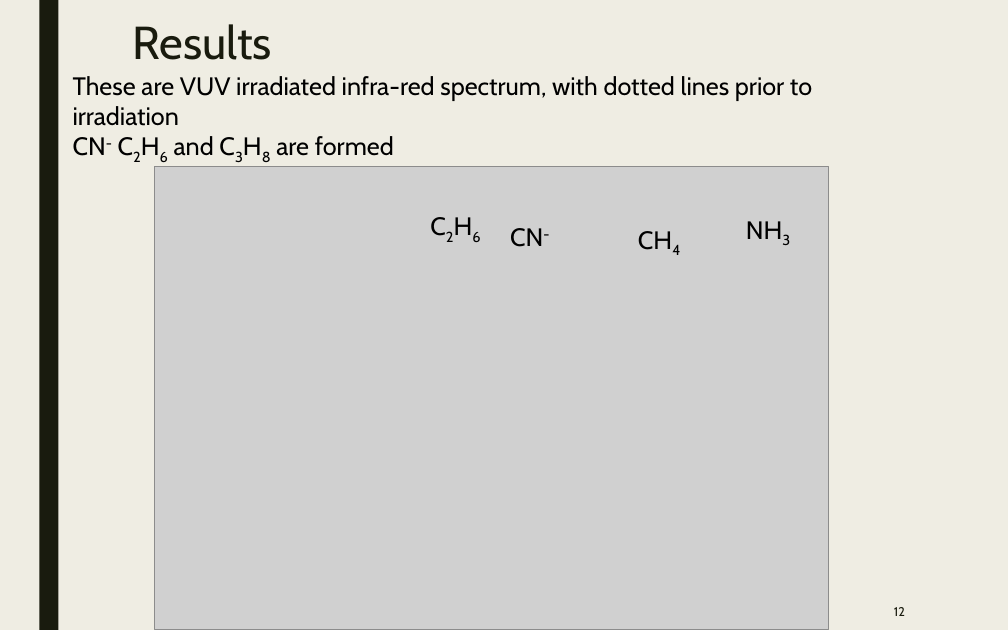
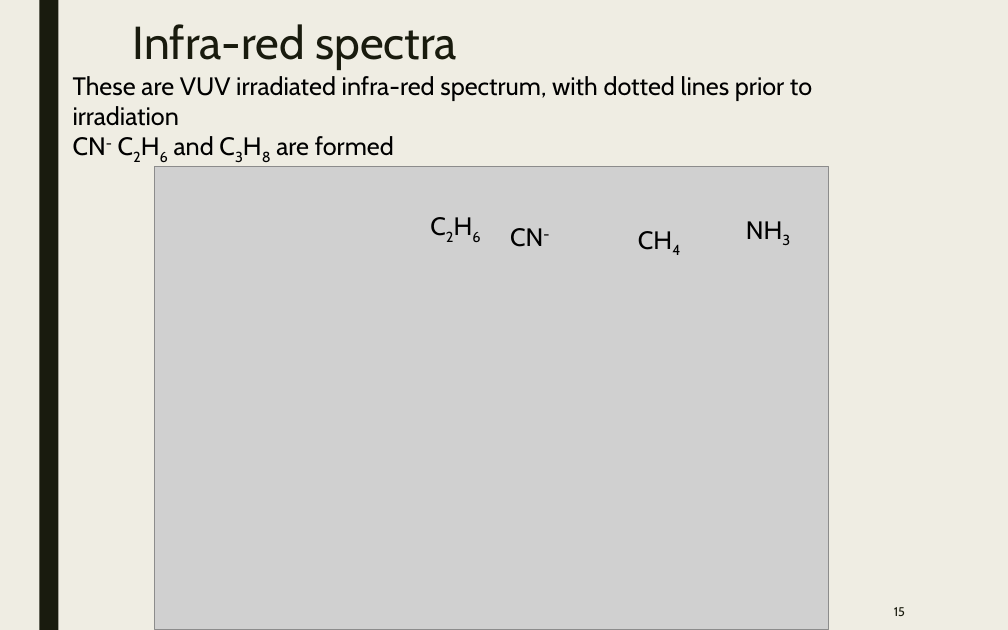
Before and after one commit to samuello1228/lily, a slide deck: slide 15 of doc/VUV and EUV irradiation of CH4 + NH3.pptx (slide 12 before the commit). Drawn at 1008x630 pixels with LibreOffice and Linux fonts; fonts in the diff are those of the drawing; grey boxes stand for pictures. Boxes give left, top, right and bottom in pixels: in the first picture for what was removed or moved away, otherwise in the second. Text is boxed around its words. In the diff, an @@ line names an element or a change of style, - is before the commit and + after.

```diff
--- a/doc/VUV and EUV irradiation of CH4 + NH3.pptx
+++ b/doc/VUV and EUV irradiation of CH4 + NH3.pptx
@@ title at bbox=[133, 24, 457, 70]: text changed @@
-Results
+Infra-red spectra
@@ page number at bbox=[894, 607, 905, 616]: text changed @@
-12
+15
```
Also in this commit, not shown: 9 other slides changed, 4 slides added.
